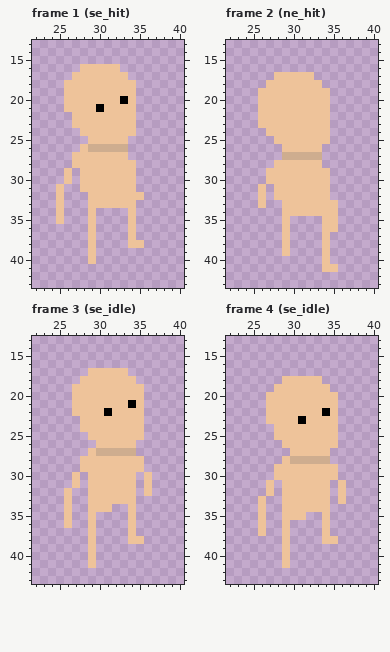
Pixel-art file, stored at Assets/Sprites/Player/Simple Pete.aseprite. The first picture shows the starting point.
64x64 pixels, 85 frames. Colours within 5 levels of each other are drawn and written as one. Shown: frame 1 (se_hit): x 22..40, y 13..43; frame 2 (ne_hit): x 22..40, y 13..43; frame 3 (se_idle): x 22..40, y 13..43; frame 4 (se_idle): x 22..40, y 13..43. The commit also changed other frames, which this record leaves out.
After:
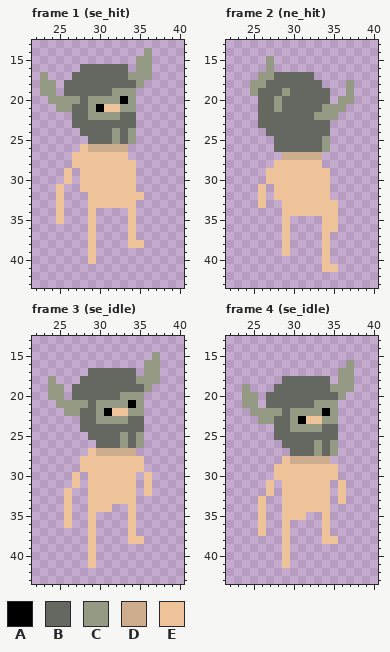
Palette (. is transparent): A #000000  B #656861  C #949a84  D #cead8f  E #eec39a
Change:
layer "Gear/Head/Iron_Helmet" now shown
--- frame 1 (se_hit), layer "Gear/Head/Iron_Helmet"
@@ x 22..40 @@
 13 ...................
-14 ...................
-15 ...................
-16 ......EEEEE........
-17 .....EEEEEEE.......
-18 ....EEEEEEEEE......
-19 ....EEEEEEEEE......
-20 ....EEEEEEEAE......
-21 ....EEEEAEEEE......
-22 .....EEEEEEEE......
-23 .....EEEEEEEE......
-24 ......EEEEEEE......
-25 .......EEEEE.......
+14 ..............C....
+15 .............CC....
+16 ......BBBBBB.CC....
+17 .C...BBBBBBBCCC....
+18 .CC.BBBBBBBBBC.....
+19 .CC.BBBBBBCCC......
+20 ..CCCCBCCCCAC......
+21 ...CCBBCAEECC......
+22 .....BBCCCCBB......
+23 .....BBBBBBBB......
+24 ......BBBBCBC......
+25 .......BBBCBC......
 26 ......EDDDDD.......
--- frame 2 (ne_hit), layer "Gear/Head/Iron_Helmet"
@@ x 22..40 @@
 14 ...................
-15 ...................
-16 ...................
-17 ......EEEEE........
-18 .....EEEEEEE.......
-19 ....EEEEEEEEE......
-20 ....EEEEEEEEE......
-21 ....EEEEEEEEE......
-22 ....EEEEEEEEE......
-23 ....EEEEEEEEE......
-24 .....EEEEEEEE......
-25 ......EEEEEEE......
-26 .......EEEEE.......
+15 .....C.............
+16 .....C.............
+17 ....CCBBBBB........
+18 ...CCBBBBBBB...C...
+19 ...CBBBCBBBBB..C...
+20 ....BBCBBBBBB.CC...
+21 ....BBCBBBBBCCC....
+22 ....BBBBBBBCCC.....
+23 ....BBBBBBBBB......
+24 .....BBBBBBBB......
+25 ......BBBBBBC......
+26 ......BBBBBBC......
 27 .......DDDDD.......
--- frame 3 (se_idle), layer "Gear/Head/Iron_Helmet"
@@ x 22..40 @@
 14 ...................
-15 ...................
-16 ...................
-17 .......EEEEE.......
-18 ......EEEEEEE......
-19 .....EEEEEEEEE.....
-20 .....EEEEEEEEE.....
-21 .....EEEEEEEAE.....
-22 .....EEEEAEEEE.....
-23 ......EEEEEEEE.....
-24 ......EEEEEEEE.....
-25 .......EEEEEEE.....
-26 ........EEEEE......
+15 ...............C...
+16 ..............CC...
+17 .......BBBBBB.CC...
+18 ..C...BBBBBBBCCC...
+19 ..CC.BBBBBBBBBC....
+20 ..CC.BBBBBBCCC.....
+21 ...CCCCBCCCCAC.....
+22 ....CCBBCAEECC.....
+23 ......BBCCCCBB.....
+24 ......BBBBBBBB.....
+25 .......BBBBCBC.....
+26 ........BBBCBC.....
 27 .......EDDDDD......
--- frame 4 (se_idle), layer "Gear/Head/Iron_Helmet"
@@ x 22..40 @@
 15 ...................
-16 ...................
-17 ...................
-18 .......EEEEE.......
-19 ......EEEEEEE......
-20 .....EEEEEEEEE.....
-21 .....EEEEEEEEE.....
-22 .....EEEEEEEAE.....
-23 .....EEEEAEEEE.....
-24 ......EEEEEEEE.....
-25 ......EEEEEEEE.....
-26 .......EEEEEEE.....
-27 ........EEEEE......
+16 ...............C...
+17 ..............CC...
+18 .......BBBBBB.CC...
+19 ..C...BBBBBBBCCC...
+20 ..CC.BBBBBBBBBC....
+21 ..CC.BBBBBBCCC.....
+22 ...CCCCBCCCCAC.....
+23 ....CCBBCAEECC.....
+24 ......BBCCCCBB.....
+25 ......BBBBBBBB.....
+26 .......BBBBCBC.....
+27 ........BBBCBC.....
 28 .......EDDDDD......
